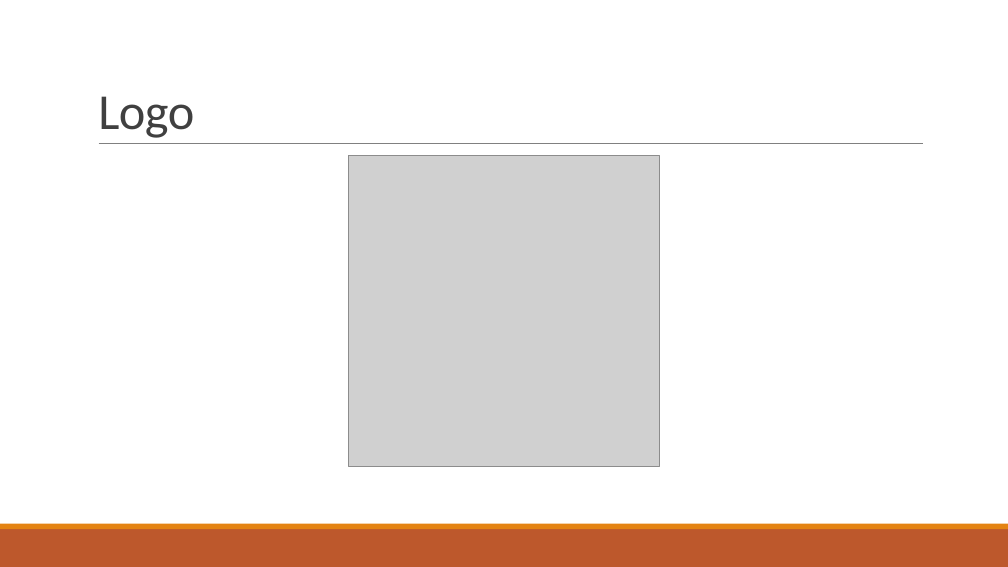
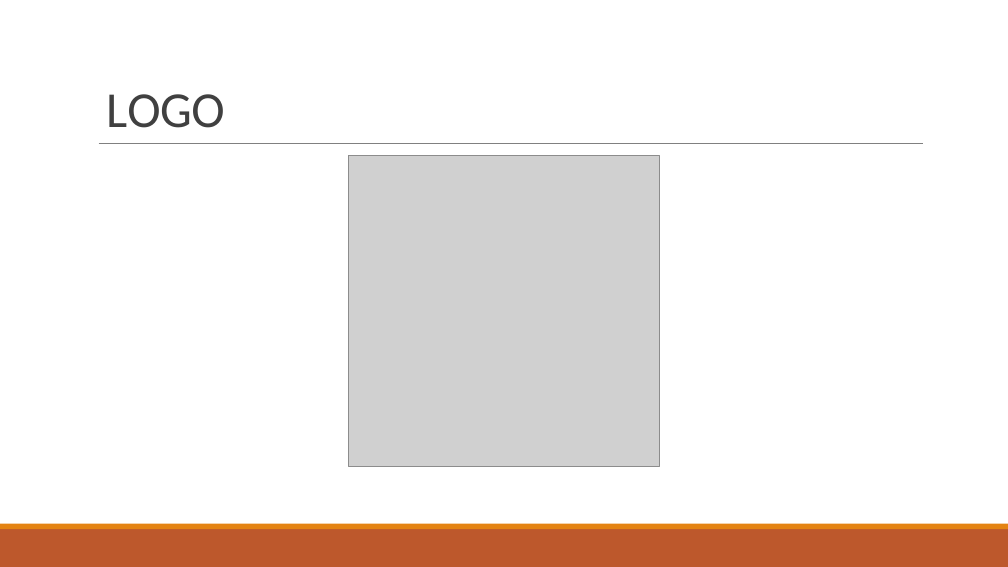
Before and after one commit to MaheswaraAW/-PPL4611, a slide deck: slide 3 of Aplikasi Catalog Board Game.pptx. Drawn at 1008x567 pixels with LibreOffice and Linux fonts; fonts in the diff are those of the drawing; grey boxes stand for pictures. Boxes give left, top, right and bottom in pixels: in the first picture for what was removed or moved away, otherwise in the second. Text is boxed around its words. In the diff, an @@ line names an element or a change of style, - is before the commit and + after.

```diff
--- a/Aplikasi Catalog Board Game.pptx
+++ b/Aplikasi Catalog Board Game.pptx
@@ title at (106,94,225,128): text changed @@
-Logo
+LOGO
```
Also in this commit, not shown: 12 other slides changed, 1 slide added, 1 slide removed.
